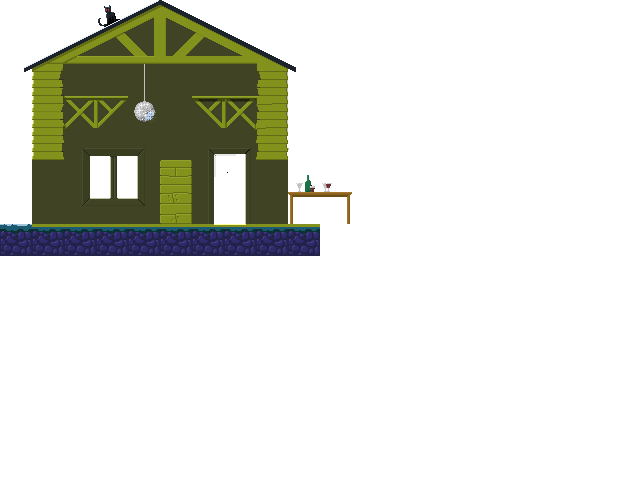
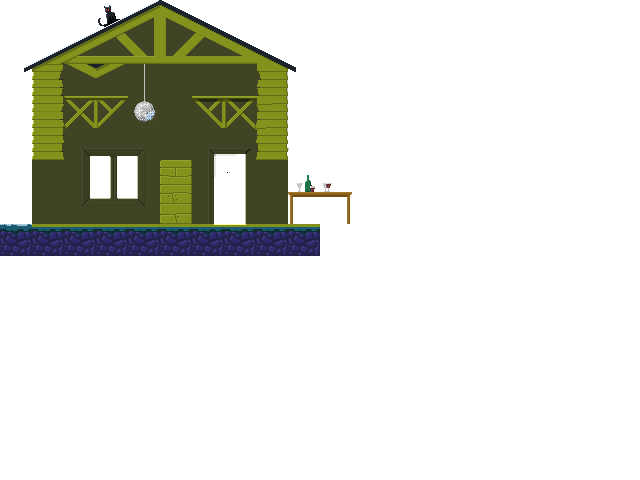
Before/after of a w=640, h=480 layered artwork. What changed in the layer stack:
painted on "shadows" over (46, 6, 162, 78)
painted on "colors" over (62, 63, 124, 78)
